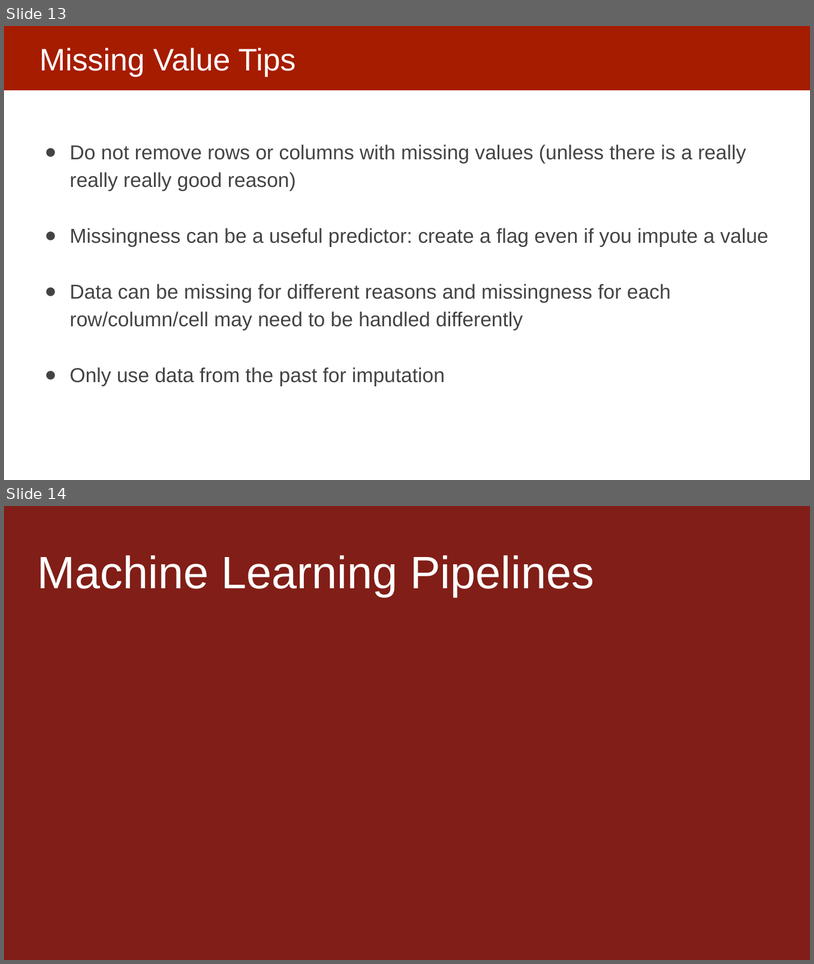
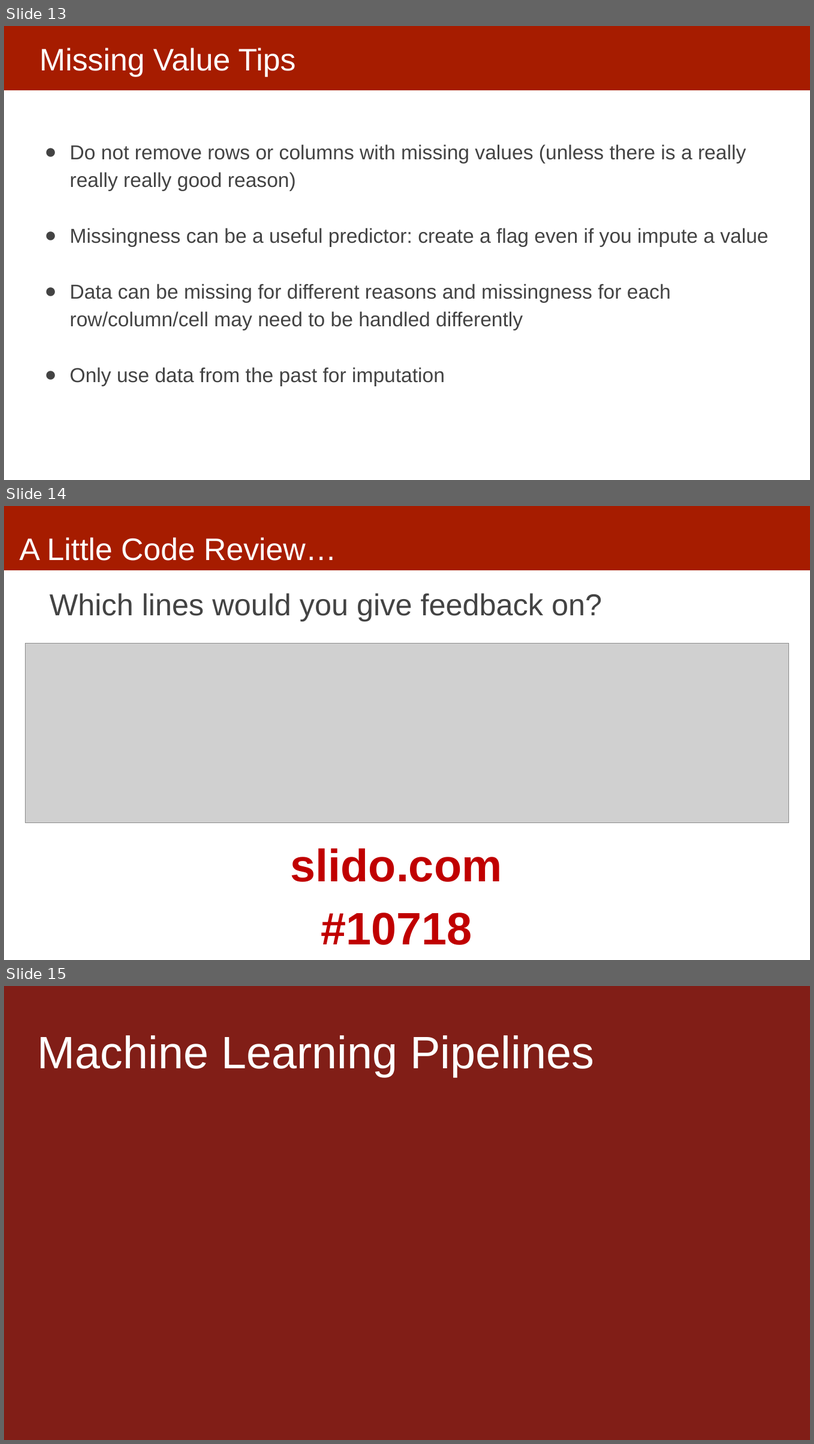
Before and after one commit to dssg/MLinPractice, a slide deck: Lectures/Lecture8-Machine-Learning-Pipelines.pptx. Shown one above the other, each under a label of ours: slides 13 and 14 before the commit, slides 13, 14 and 15 after it. The pictures are 814x964 and 814x1444 pixels, drawn with LibreOffice and Linux fonts; fonts in the diff are those of the drawing; grey boxes stand for pictures. Boxes give left, top, right and bottom in pixels: in the first picture for what was removed or moved away, otherwise in the second. Text is boxed around its words. In the diff, an @@ line names an element or a change of style, - is before the commit and + after.

Commit message:
slido code review

```diff
--- a/Lectures/Lecture8-Machine-Learning-Pipelines.pptx
+++ b/Lectures/Lecture8-Machine-Learning-Pipelines.pptx
@@ slide 14 added at (4,506,810,960), background #FFFFFF; not listed: 1 template element that a slide beside it also shows @@
@@ title added at (20,537,336,561), 37 pt, text #FFFFFF @@
+A Little Code Review…
@@ text added at (50,593,602,621), 36 pt, text #434343 @@
+Which lines would you give feedback on?
@@ picture added at (25,643,789,822) @@
@@ text added at (291,848,502,945), 54 pt, text #C00000, bold @@
+slido.com
+#10718
@@ what was slide 14 is now slide 15 @@
```
